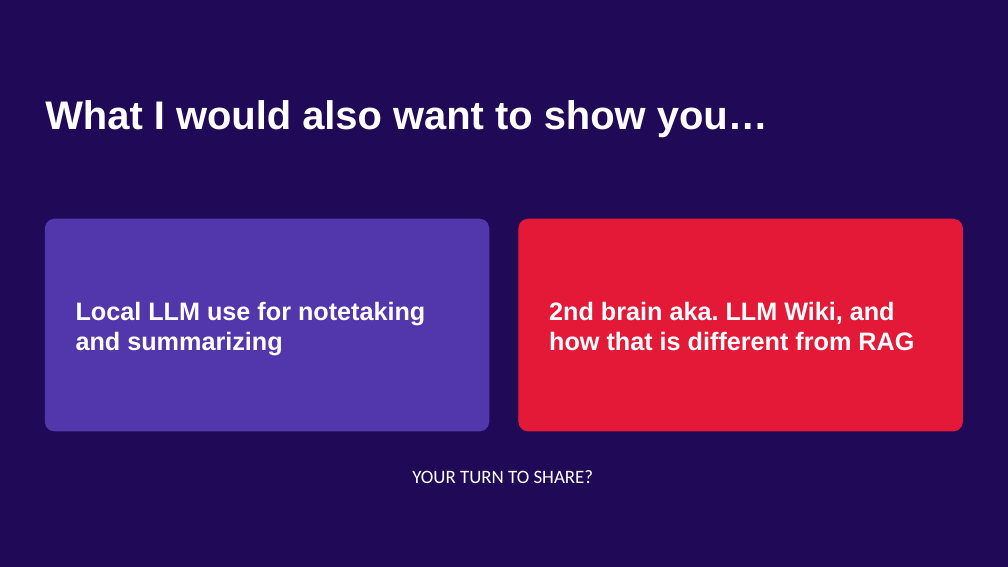
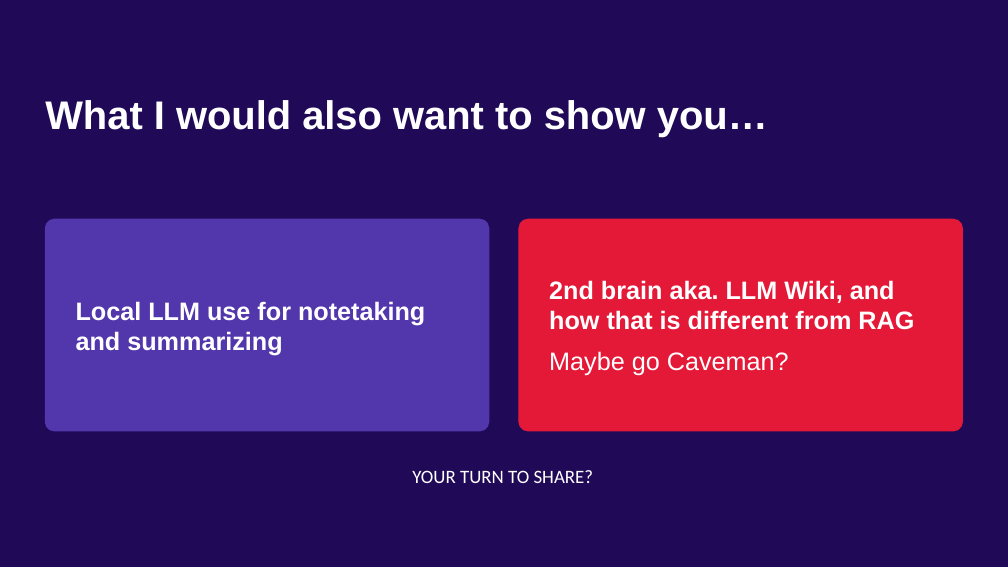
Before and after one commit to QE-at-CGI-FI/properties-demo, a slide deck: slide 14 of Propertybased_testing_webui_with_bombadil_and_playwright.pptx. Drawn at 1008x567 pixels with LibreOffice and Linux fonts; fonts in the diff are those of the drawing. Boxes give left, top, right and bottom in pixels: in the first picture for what was removed or moved away, otherwise in the second. Text is boxed around its words. In the diff, an @@ line names an element or a change of style, - is before the commit and + after.

```diff
--- a/Propertybased_testing_webui_with_bombadil_and_playwright.pptx
+++ b/Propertybased_testing_webui_with_bombadil_and_playwright.pptx
@@ text at (x1=549, y1=351, x2=789, y2=376): paragraph added @@
+Maybe go Caveman?
```
Also in this commit, not shown: 1 other slide changed, 2 other files.
